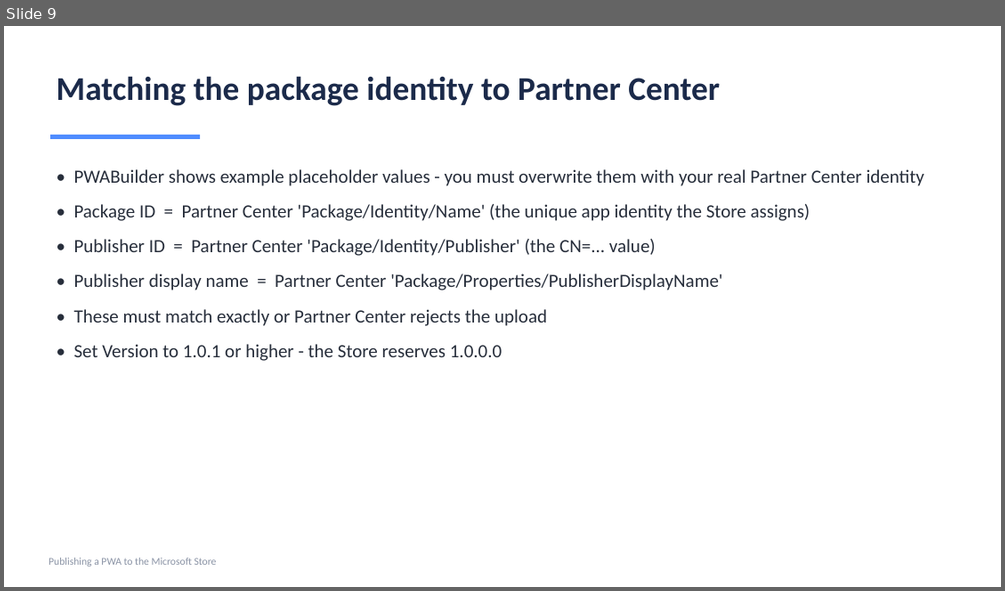
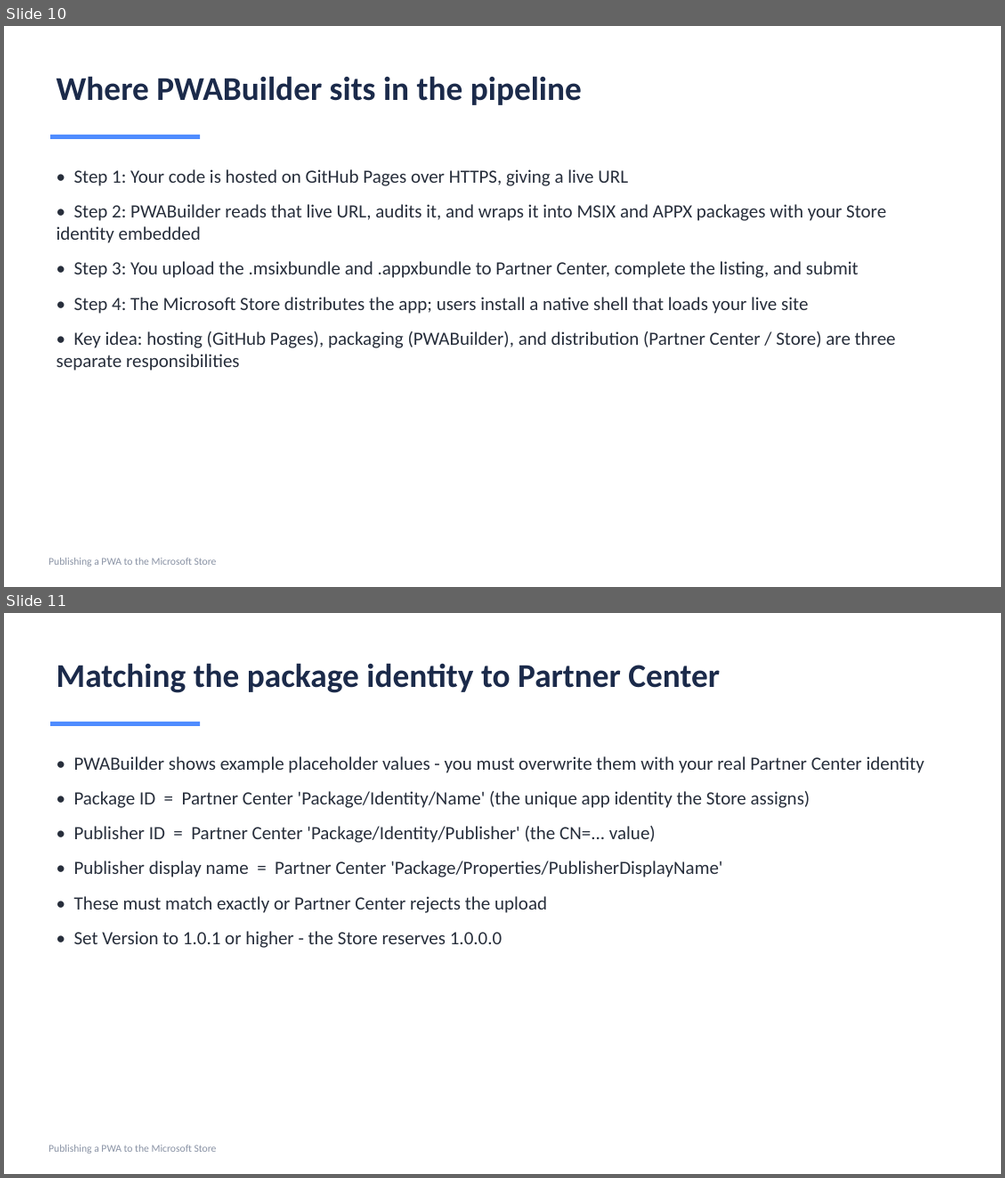
Before and after one commit to vijayatmicrosoft/number-tiles-pwa, a slide deck: Publishing-PWA-to-Microsoft-Store.pptx. Shown one above the other, each under a label of ours: slide 9 before the commit, slides 10 and 11 after it. The pictures are 1005x591 and 1005x1178 pixels, drawn with LibreOffice and Linux fonts; fonts in the diff are those of the drawing. Boxes give left, top, right and bottom in pixels: in the first picture for what was removed or moved away, otherwise in the second. Text is boxed around its words. In the diff, an @@ line names an element or a change of style, - is before the commit and + after.

Commit message:
Add PWABuilder role and pipeline slides

```diff
--- a/Publishing-PWA-to-Microsoft-Store.pptx
+++ b/Publishing-PWA-to-Microsoft-Store.pptx
@@ slide 10 added at <box>4,26,1001,587</box>, background #FFFFFF @@
@@ text added at <box>57,76,582,105</box>, 32 pt, text #1B2A4A, bold @@
+Where PWABuilder sits in the pipeline
@@ rectangle added at <box>50,135,200,139</box>, fill #4F8CFF @@
@@ text added at <box>57,169,896,370</box>, 18 pt, text #272E3B @@
+• Step 1: Your code is hosted on GitHub Pages over HTTPS, giving a live URL
+• Step 2: PWABuilder reads that live URL, audits it, and wraps it into MSIX and APPX packages with your Store identity embedded
+• Step 3: You upload the .msixbundle and .appxbundle to Partner Center, complete the listing, and submit
+• Step 4: The Microsoft Store distributes the app; users install a native shell that loads your live site
+• Key idea: hosting (GitHub Pages), packaging (PWABuilder), and distribution (Partner Center / Store) are three separate responsibilities
@@ text added at <box>48,557,217,566</box>, 10 pt, text #8A93A5 @@
+Publishing a PWA to the Microsoft Store
@@ what was slide 9 is now slide 11 @@
```
Also in this commit, not shown: 1 other slide added, 1 other file.
